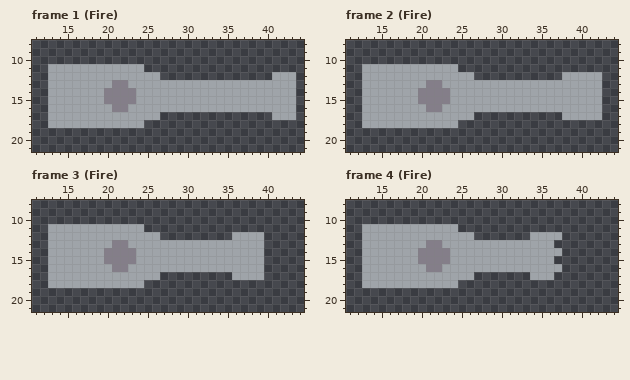
Pixel-art file -- AsepriteFiles/Drafts/Player/Weapons/Animated_weapons/tankCannon.ase. Above, as it was before the edit.
45x30 pixels, 15 frames. Shown: frame 1 (Fire): x 11..44, y 8..21; frame 2 (Fire): x 11..44, y 8..21; frame 3 (Fire): x 11..44, y 8..21; frame 4 (Fire): x 11..44, y 8..21. The commit also changed other frames, which this record leaves out.
After the commit:
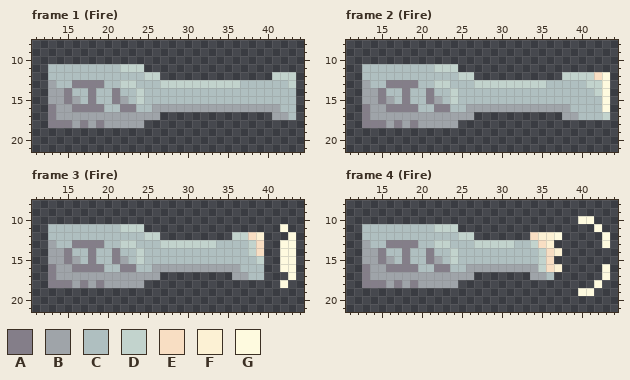
Palette (. is transparent): A #847e89  B #9fa4a9  C #afbfc0  D #c2d3cd  E #f8dec3  F #fcf1d4  G #fefadf
The commit says: More icons and tank cannon shading updates
What changed:
layer "PIVOT" now hidden
Changed rows in their new state; - is an unchanged pixel.
Frame 1 (Fire):
first column x 13:
11 CCCCCCCCCDDD-------------------
12 CCCCCCCCCCCCDD--------------DDD
13 -CCAAAACCDDCCCDDDDDDDDDDCCCCCCD
14 --ACCACC-CCDCCCCCCCCCCCCCCCCCCC
15 --A-CACC-BCDCCCCCCCCCCCCCCCCCCC
16 A--AAAACC-ACC----------------CC
17 A-----------------------------C
18 AAA-A-A------------------------
Frame 2 (Fire):
first column x 13:
11 CCCCCCCCCDDD-------------------
12 CCCCCCCCCCCCDD-----------DDDDEG
13 -CCAAAACCDDCCCDDDDDDDDDCCCCCDDG
14 --ACCACC-CCDCCCCCCCCCCCCCCCCCDG
15 --A-CACC-BCDCCCCCCCCCCCCCCCCCCG
16 A--AAAACC-ACC-------------CCCCG
17 A--------------------------CCCD
18 AAA-A-A------------------------
Frame 3 (Fire):
first column x 13:
11 CCCCCCCCCDDD-----------------G-
12 CCCCCCCCCCCCDD---------DDEF---G
13 -CCAAAACCDDCCCDDDDDDDCCCCDE--GG
14 --ACCACC-CCDCCCCCCCCCCCCCDE--GG
15 --A-CACC-BCDCCCCCCCCCCCCCCD--GG
16 A--AAAACC-ACC-----------CCC--GG
17 A------------------------CC---G
18 AAA-A-A----------------------G-
Frame 4 (Fire):
first column x 13:
10 ---------------------------GG--
11 CCCCCCCCCDDD-----------------G-
12 CCCCCCCCCCCCDD-------EFFG-----G
13 -CCAAAACCDDCCCDDDDDCCDEF------G
14 --ACCACC-CCDCCCCCCCCCCDEF------
15 --A-CACC-BCDCCCCCCCCCCDE-------
16 A--AAAACC-ACC---------DEF-----G
17 A----------------------C------G
18 AAA-A-A----------------------G-
19 ---------------------------GG--
Where, in picture pixels (left, top, right, bottom), the same in both pictures:
changed: (48, 64, 296, 128)
changed: (362, 64, 610, 128)
changed: (48, 224, 296, 288)
changed: (362, 216, 610, 296)
